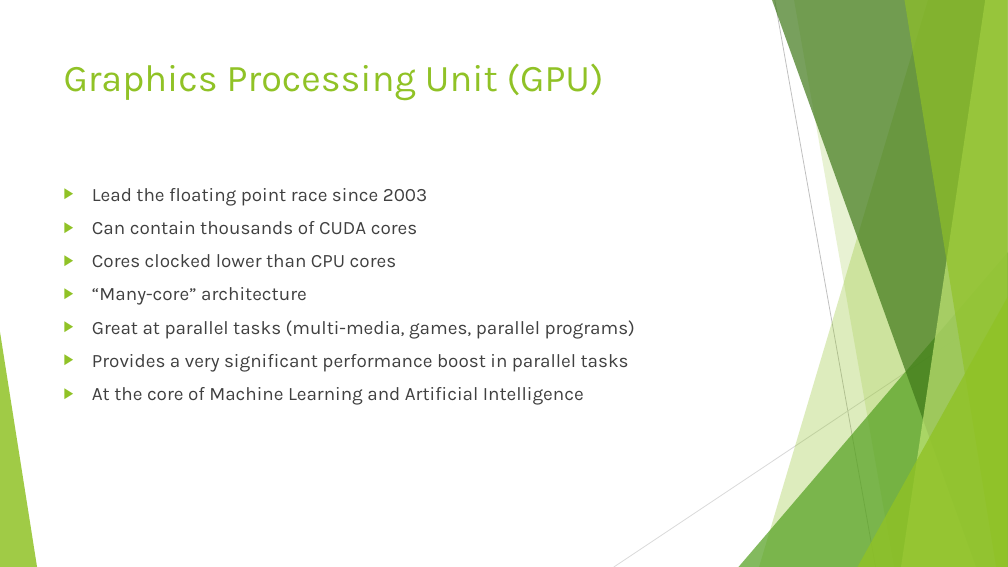
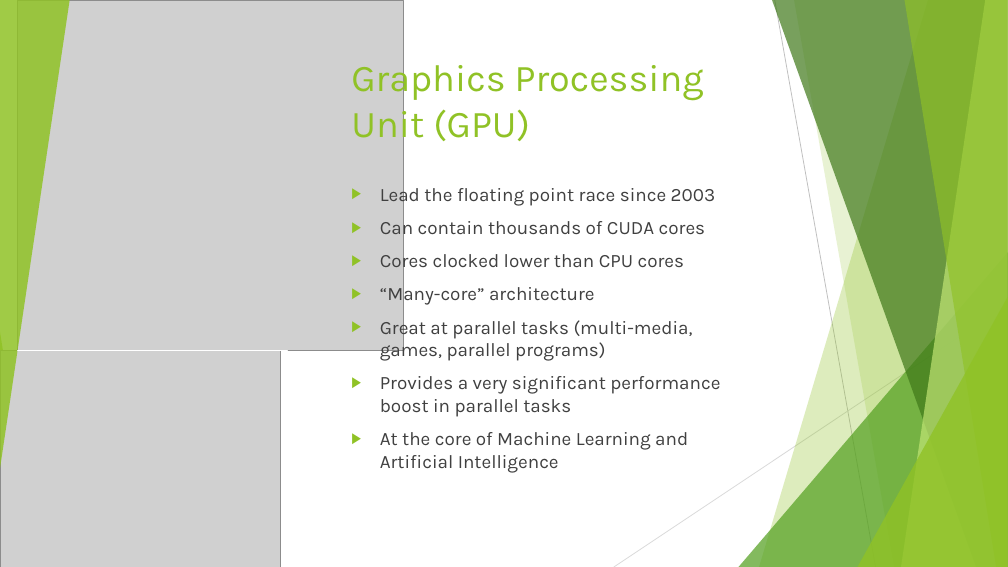
Before and after one commit to ShadyBoukhary/GPU-research-FFT-OpenACC-CUDA, a slide deck: slide 4 of NTASC 2018 Presentation/Presentation FFT.pptx. Drawn at 1008x567 pixels with LibreOffice and Linux fonts; fonts in the diff are those of the drawing; grey boxes stand for pictures. Boxes give left, top, right and bottom in pixels: in the first picture for what was removed or moved away, otherwise in the second. Text is boxed around its words. In the diff, an @@ line names an element or a change of style, - is before the commit and + after.

```diff
--- a/NTASC 2018 Presentation/Presentation FFT.pptx
+++ b/NTASC 2018 Presentation/Presentation FFT.pptx
@@ triangle added at box(0, 0, 70, 469), fill #90C226 at 85% opacity @@
@@ picture added at box(17, 0, 404, 350) @@
@@ title "Graphics Processing Unit (GPU)" rewrapped from box(64, 63, 604, 101) to box(351, 57, 704, 146) @@
@@ text "Lead the floating point race ..." rewrapped from box(92, 188, 635, 405) to box(380, 184, 720, 473) @@
@@ picture added at box(0, 350, 281, 567) @@
@@ line added from (17, 350) to (287, 350), #FFFFFF 1 pt @@
```
Also in this commit, not shown: 7 other slides changed, 6 other files.
